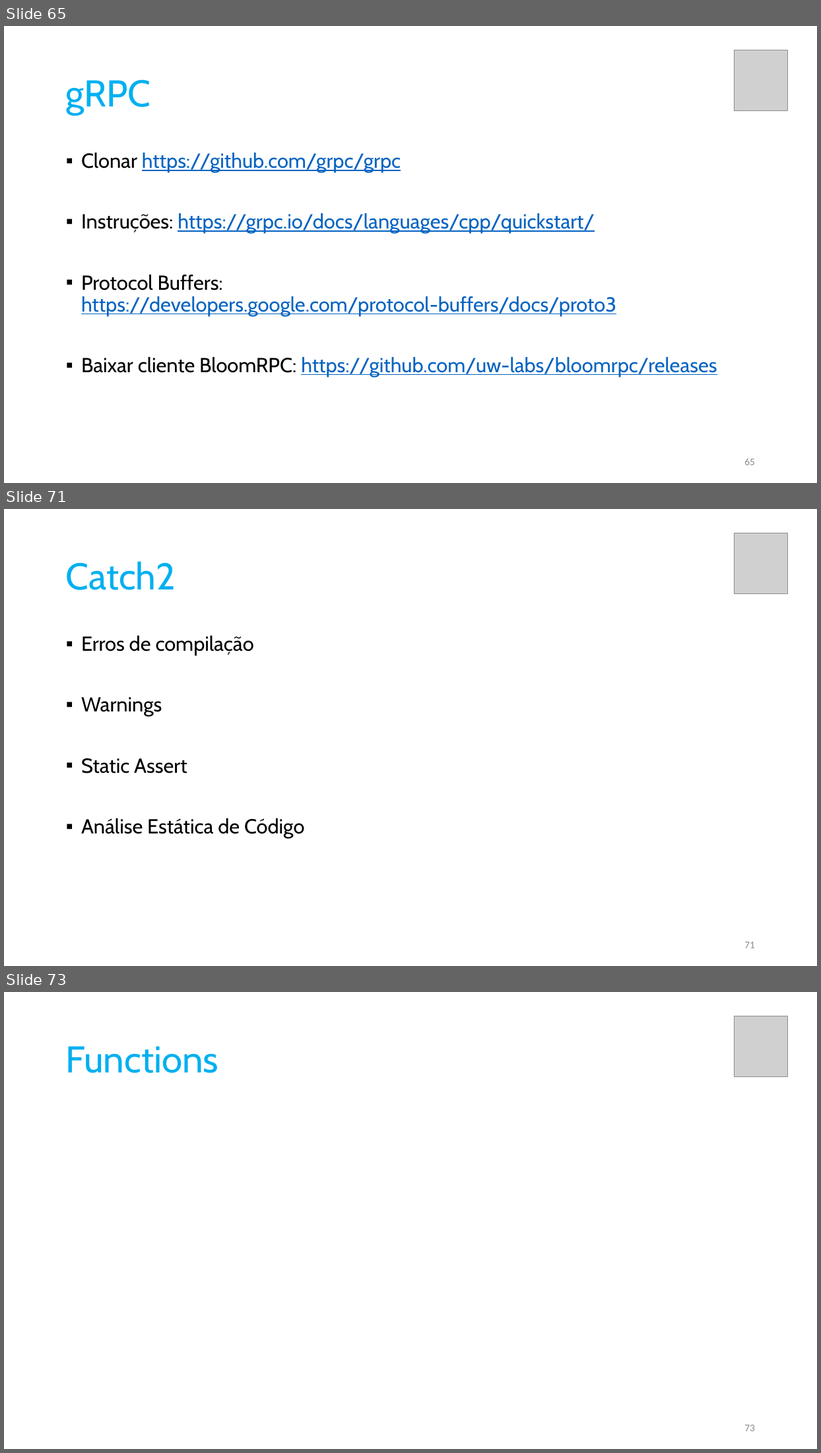
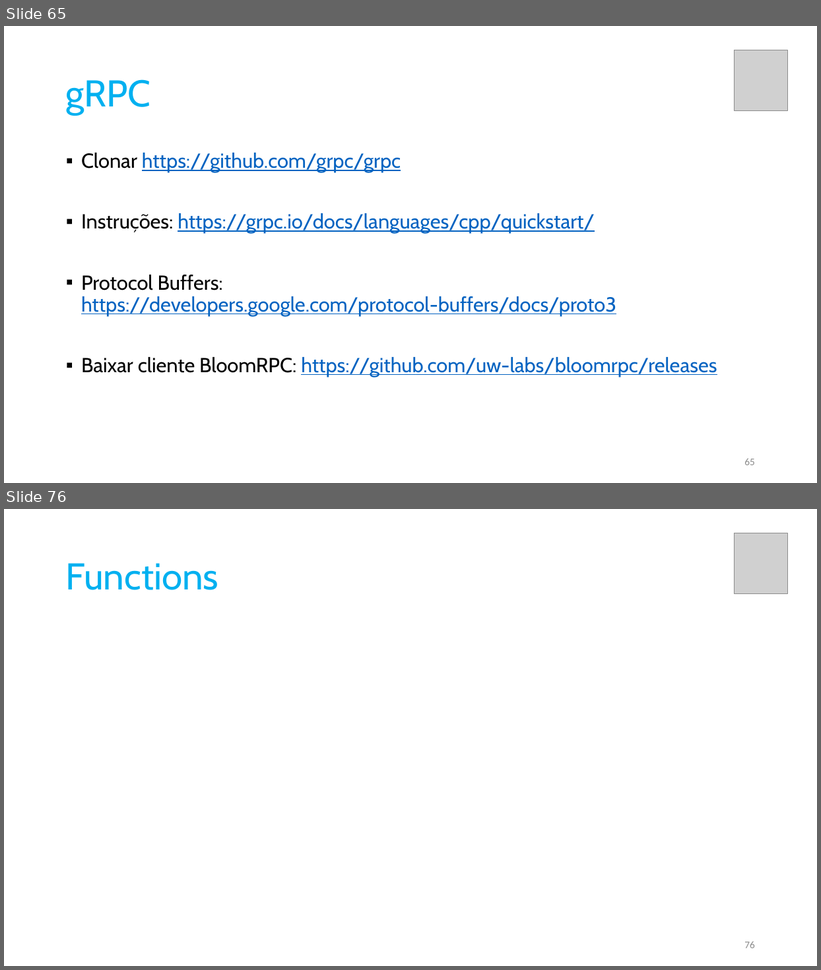
Before and after one commit to pfaco/ees_cpp, a slide deck: slides/C++.pptx. Shown one above the other, each under a label of ours: slides 65, 71 and 73 before the commit, slides 65 and 76 after it; the slides between them are not shown. The pictures are 821x1453 and 821x970 pixels, drawn with LibreOffice and Linux fonts; fonts in the diff are those of the drawing; grey boxes stand for pictures. Boxes give left, top, right and bottom in pixels: in the first picture for what was removed or moved away, otherwise in the second. Text is boxed around its words. In the diff, an @@ line names an element or a change of style, - is before the commit and + after.

```diff
--- a/slides/C++.pptx
+++ b/slides/C++.pptx
@@ slide 71 removed at (4, 509, 817, 966), background #FFFFFF @@
@@ picture removed at (735, 533, 789, 593) @@
@@ title removed at (66, 561, 176, 590) @@
-Catch2
@@ text removed at (81, 636, 304, 838) @@
-▪ Erros de compilação
-▪ Warnings
-▪ Static Assert
-▪ Análise Estática de Código
@@ page number removed at (745, 942, 755, 949) @@
-71
@@ what was slide 73 is now slide 76 @@
@@ page number at (745, 941, 755, 949): text changed @@
-73
+76
```
Also in this commit, not shown: 5 slides changed, 14 slides added, 5 other slides removed, 9 other files.
